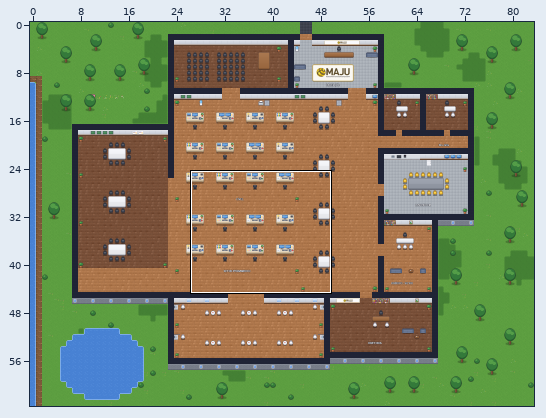
Tiled map (JSON): escritorio.tmj. The picture above shows the old version from afar; the outline marks the close-up.
Close-up. Before the edit:
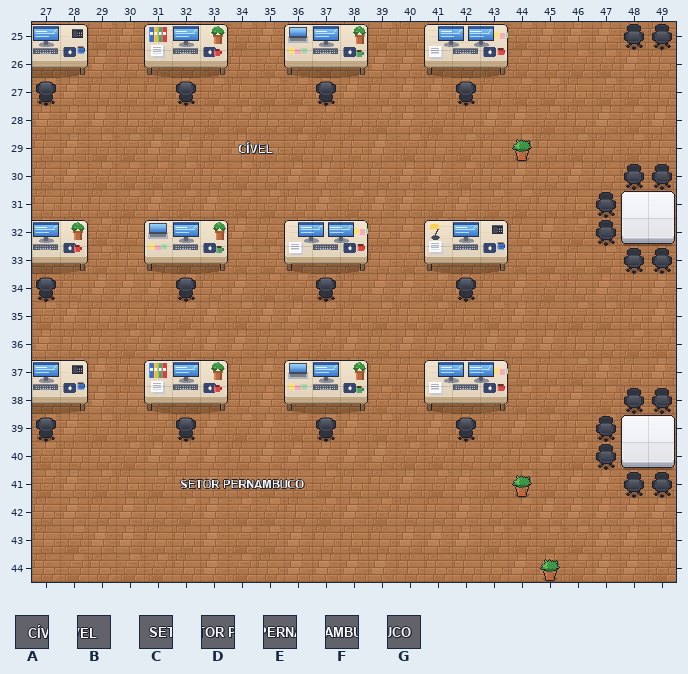
Cells are 32x32 px. Shown: x 27..49, y 25..44. The commit also changed other parts of the map, which this record leaves out.
Key: from "escritorio": A 173, B 174, C 178, D 179, E 180, F 181, G 182.
_ is an empty cell.
Layers that did not change in this view are not listed.
Layer "labels" before, first column x 27:
25 _______________________
26 _______________________
27 _______________________
28 _______________________
29 _______AB______________
30 _______________________
31 _______________________
32 _______________________
33 _______________________
34 _______________________
35 _______________________
36 _______________________
37 _______________________
38 _______________________
39 _______________________
40 _______________________
41 _____CDEFG_____________
42 _______________________
43 _______________________
44 _______________________
Once edited:
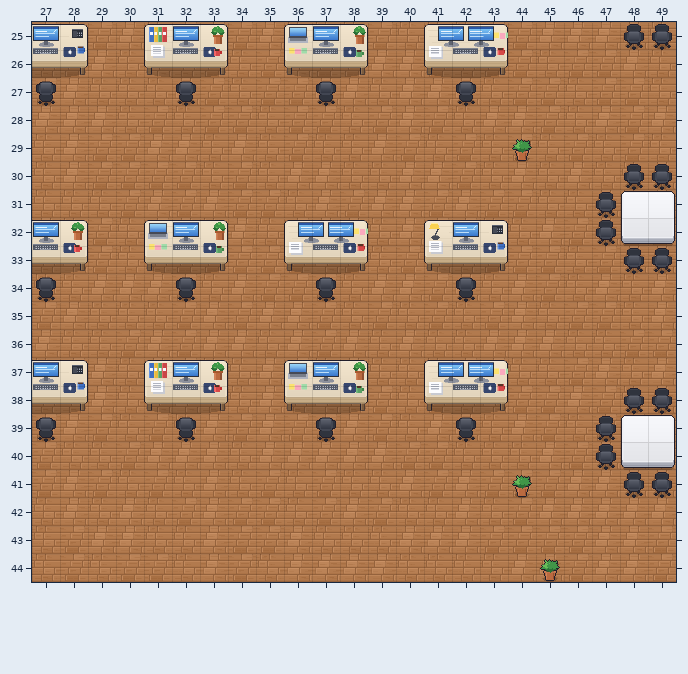
Edits made:
Layer "labels":
y 29: x 34..35 AB -> __
y 41: x 32..36 CDEFG -> _____
